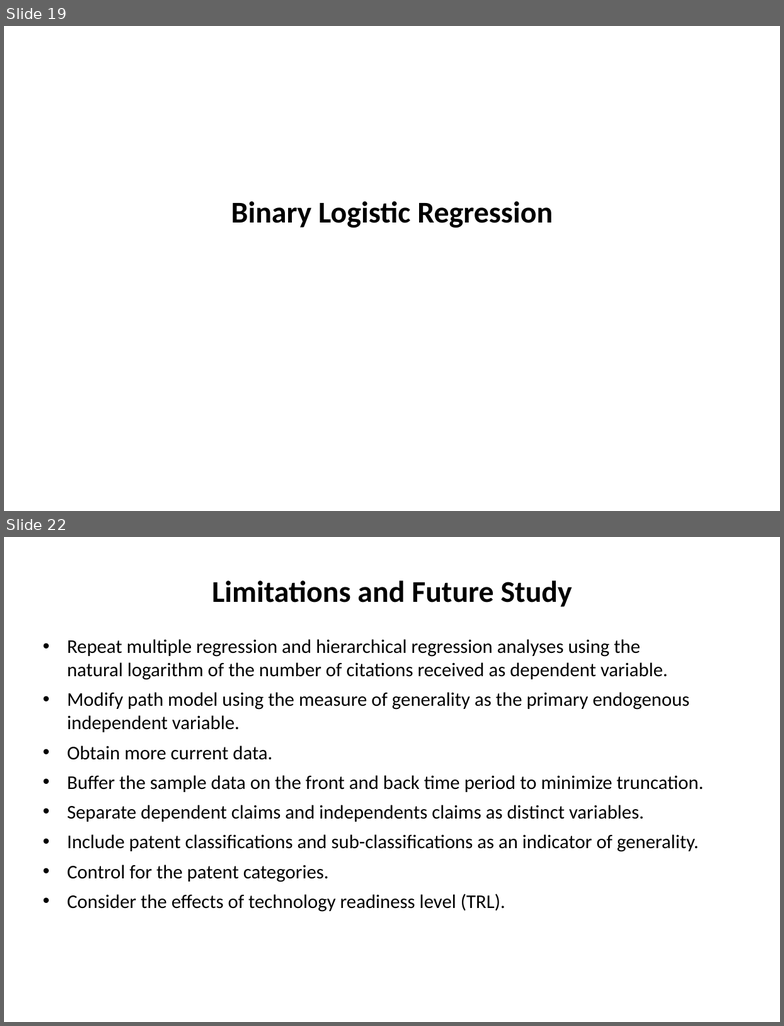
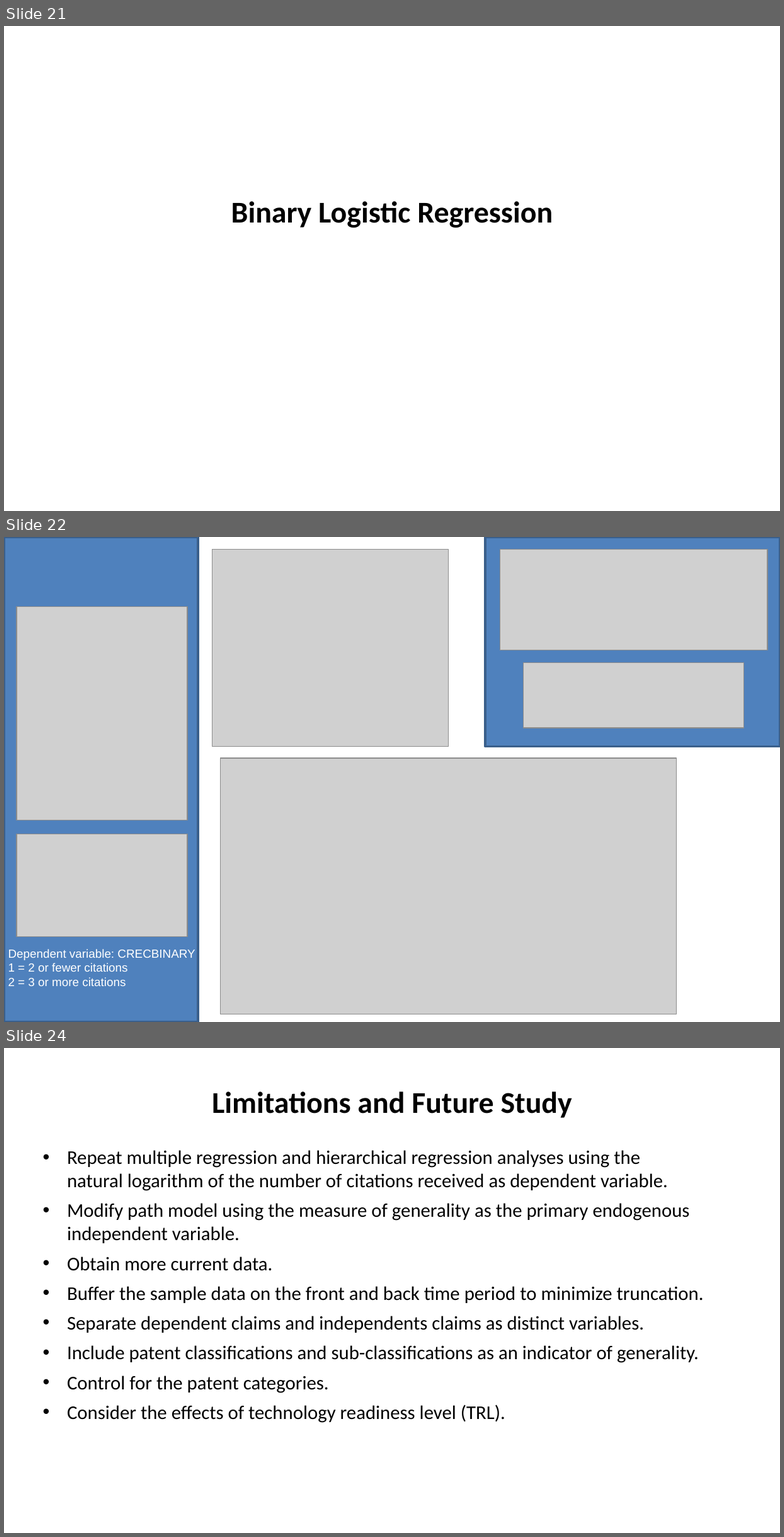
Before and after one commit to SLU-Courses-Townes/SOC6100, a slide deck: Presentations/Presentation02/Townes_SOC6100_Presentation02.pptx. Shown one above the other, each under a label of ours: slides 19 and 22 before the commit, slides 21, 22 and 24 after it; the slides between them are not shown. The pictures are 784x1026 and 784x1537 pixels, drawn with LibreOffice and Linux fonts; fonts in the diff are those of the drawing; grey boxes stand for pictures. Boxes give left, top, right and bottom in pixels: in the first picture for what was removed or moved away, otherwise in the second. Text is boxed around its words. In the diff, an @@ line names an element or a change of style, - is before the commit and + after.

```diff
--- a/Presentations/Presentation02/Townes_SOC6100_Presentation02.pptx
+++ b/Presentations/Presentation02/Townes_SOC6100_Presentation02.pptx
@@ slide 22 added at <box>4,537,780,1022</box>, background #FFFFFF @@
@@ rectangle added at <box>4,537,198,1022</box>, fill #4F81BD, outline #3A5F8C 2 pt @@
@@ picture added at <box>212,550,448,747</box> @@
@@ rectangle added at <box>485,537,780,747</box>, fill #4F81BD, outline #3A5F8C 2 pt @@
@@ picture added at <box>500,550,768,650</box> @@
@@ picture added at <box>17,606,187,819</box> @@
@@ picture added at <box>523,663,744,728</box> @@
@@ picture added at <box>221,758,677,1015</box> @@
@@ picture added at <box>17,834,187,936</box> @@
@@ text added at <box>8,949,195,986</box>, 11 pt, text #FFFFFF @@
+Dependent variable: CRECBINARY
+1 = 2 or fewer citations
+2 = 3 or more citations
@@ what was slide 19 is now slide 21 @@
@@ what was slide 22 is now slide 24 @@
```
Also in this commit, not shown: 5 slides changed, 3 other slides added, 1 slide removed.
